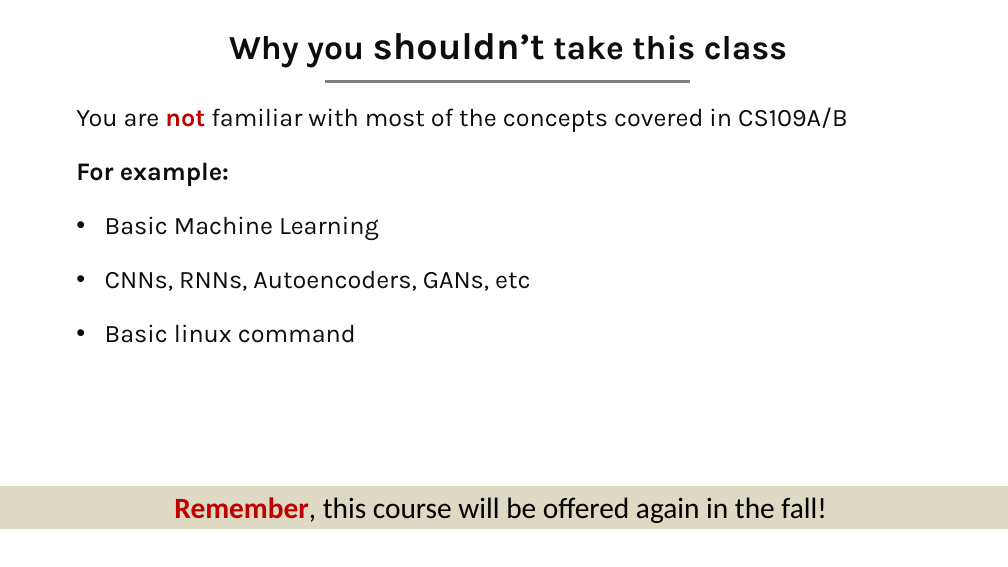
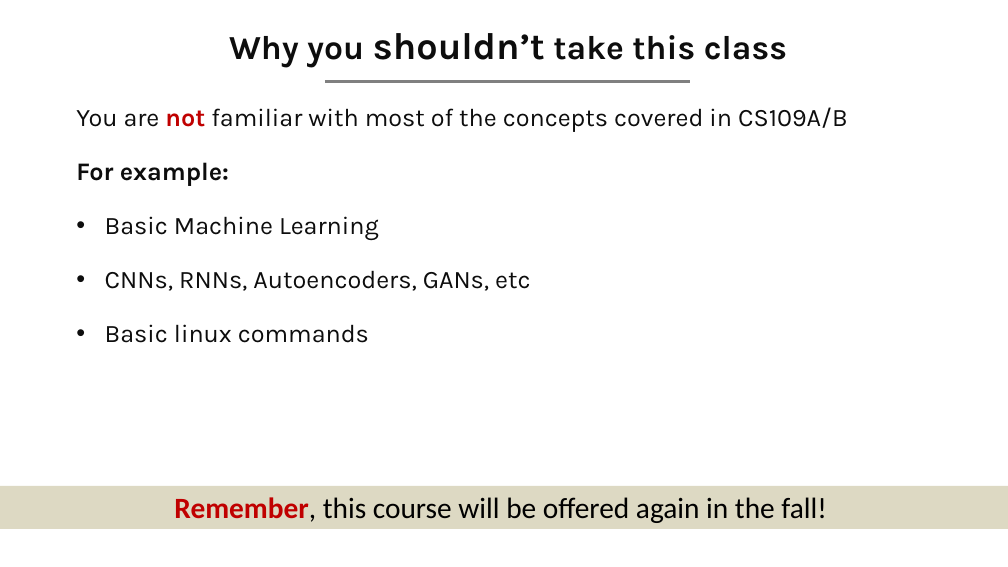
Before and after one commit to Harvard-IACS/2020-AC295, a slide deck: slide 4 of content/lectures/lecture1/presentation/lecture1.pptx. Drawn at 1008x567 pixels with LibreOffice and Linux fonts; fonts in the diff are those of the drawing. Boxes give left, top, right and bottom in pixels: in the first picture for what was removed or moved away, otherwise in the second. Text is boxed around its words. In the diff, an @@ line names an element or a change of style, - is before the commit and + after.

```diff
--- a/content/lectures/lecture1/presentation/lecture1.pptx
+++ b/content/lectures/lecture1/presentation/lecture1.pptx
@@ text at (105, 324, 369, 343): text changed @@
-• Basic linux command
+• Basic linux commands
```
Also in this commit, not shown: 9 other slides changed, 1 slide added, 5 other files.
